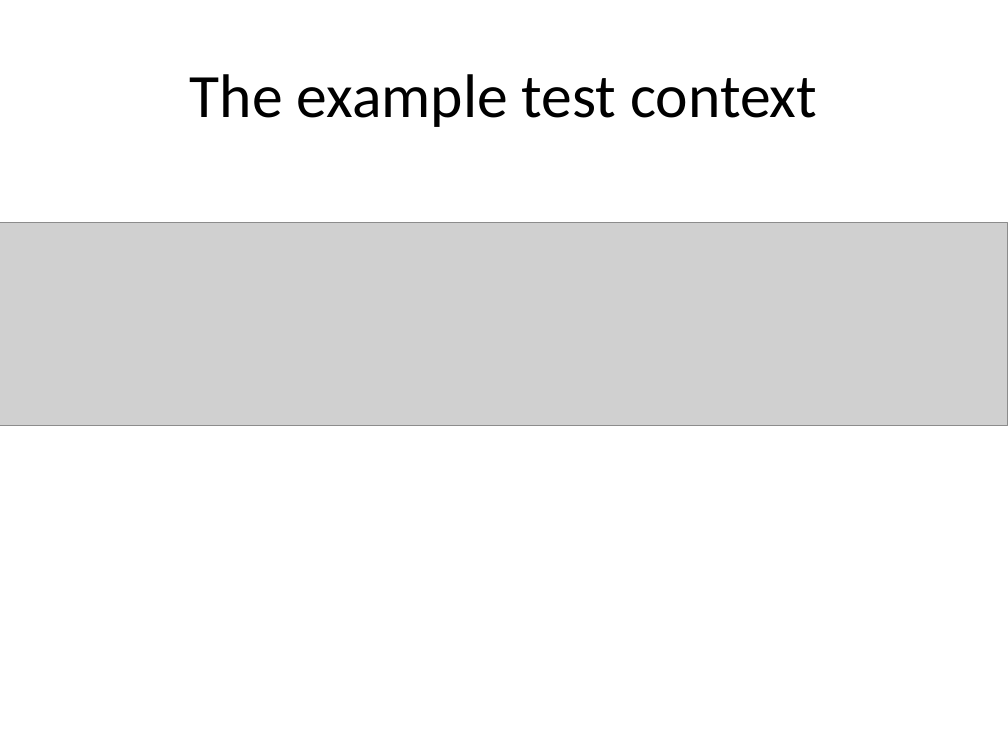
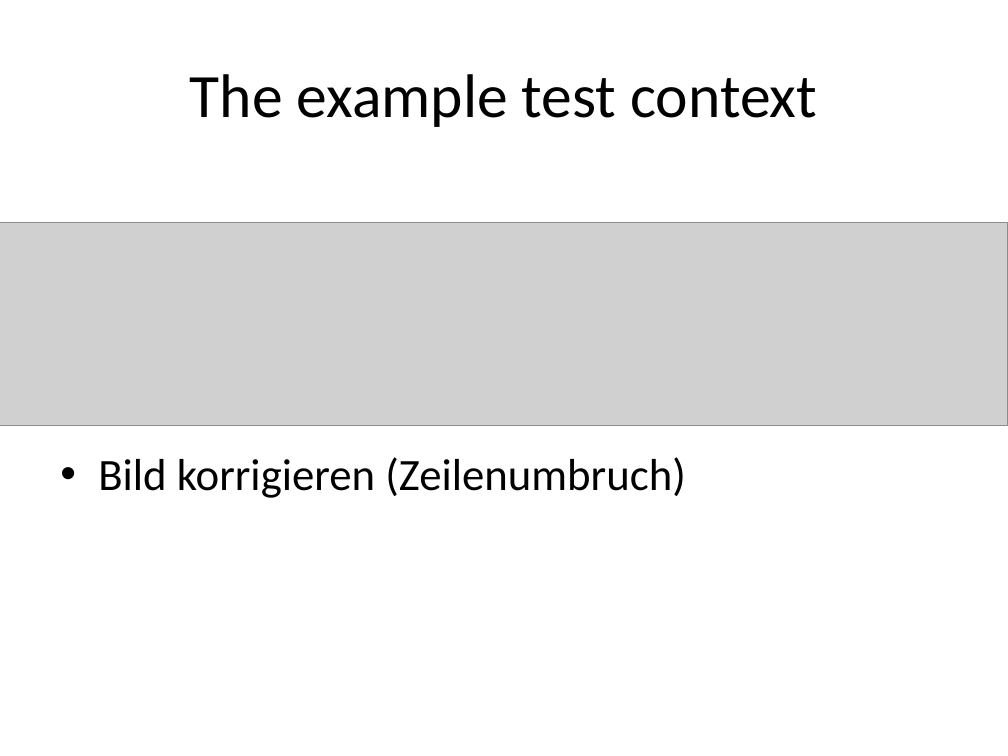
Before and after one commit to woq-blended/woq.github.io, a slide deck: slide 7 of media/IntegrationTesting.pptx (slide 5 before the commit). Drawn at 1008x756 pixels with LibreOffice and Linux fonts; fonts in the diff are those of the drawing; grey boxes stand for pictures. Boxes give left, top, right and bottom in pixels: in the first picture for what was removed or moved away, otherwise in the second. Text is boxed around its words. In the diff, an @@ line names an element or a change of style, - is before the commit and + after.

```diff
--- a/media/IntegrationTesting.pptx
+++ b/media/IntegrationTesting.pptx
@@ text added at [98, 457, 686, 498], 32 pt, text #000000 @@
+• Bild korrigieren (Zeilenumbruch)
```
Also in this commit, not shown: 13 other slides changed, 10 slides added, 1 slide removed, 4 other files.
